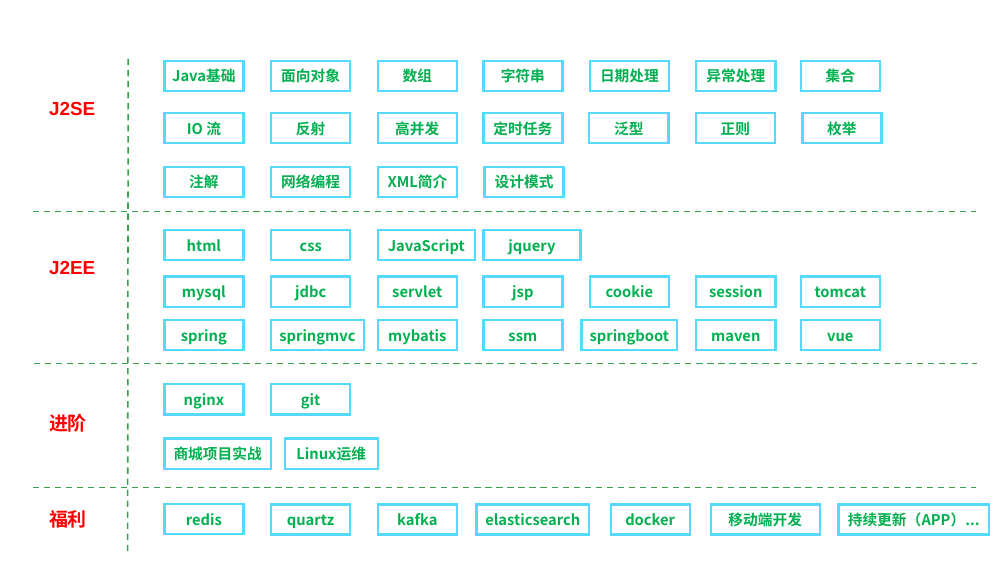
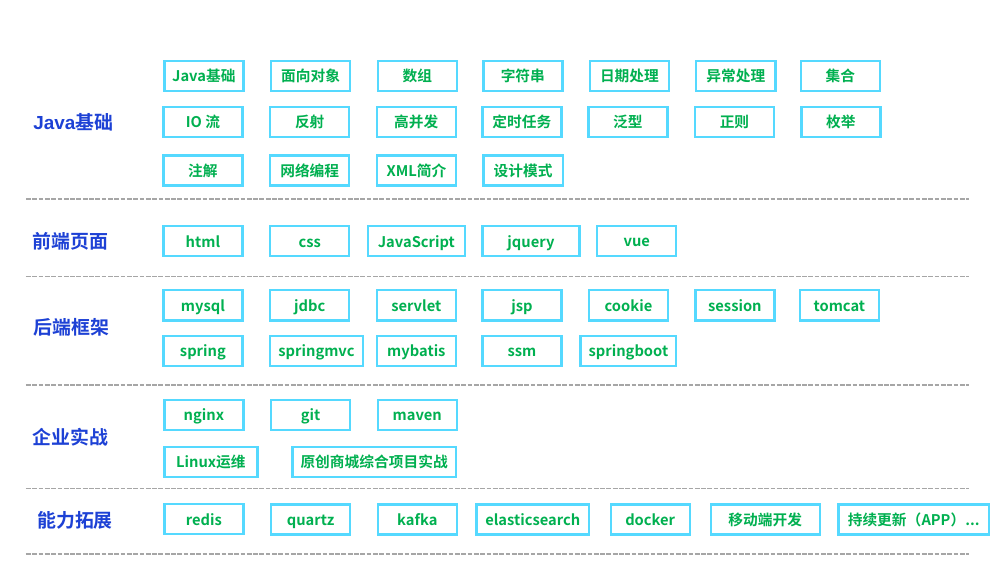
Before and after one commit to linkknown/PPT, a slide deck: slide 2 of 基础PPT/第0a章：Java教学线路图.pptx. Drawn at 1008x567 pixels with LibreOffice and Linux fonts; fonts in the diff are those of the drawing; background and template pictures are left out. Boxes give left, top, right and bottom in pixels: in the first picture for what was removed or moved away, otherwise in the second. Text is boxed around its words. In the diff, an @@ line names an element or a change of style, - is before the commit and + after.

Commit message:
优化

```diff
--- a/基础PPT/第0a章：Java教学线路图.pptx
+++ b/基础PPT/第0a章：Java教学线路图.pptx
@@ line removed from (129, 59) to (128, 552) @@
@@ text at [33, 114, 113, 131]: text changed; text colour #FF0000 to #1D41D5 @@
-J2SE
+Java基础
@@ 10 rectangles: place and size @@
-10 rectangles at [164, 113, 882, 261]
+10 rectangles at [163, 107, 881, 256]
@@ 4 rectangles: place and size @@
-4 rectangles at [164, 167, 564, 197]
+4 rectangles at [163, 156, 563, 186]
@@ line moved from (33, 212) - (976, 212) to (26, 199) - (969, 199) @@
@@ line (26, 199) - (969, 199): stroke #36A44E 1.5 pt dashed to #A6A6A6 1.5 pt dashed @@
@@ text added at [33, 232, 109, 250], 18 pt, text #1D41D5, bold @@
+前端页面
@@ rectangle "JavaScript": place and size @@
-rectangle "JavaScript" at [378, 231, 476, 261]
+rectangle "JavaScript" at [368, 226, 466, 256]
@@ rectangle "vue": place and size @@
-rectangle "vue" at [801, 321, 880, 351]
+rectangle "vue" at [597, 226, 677, 256]
@@ text removed at [49, 260, 95, 274] @@
-J2EE
@@ line moved from (34, 364) - (978, 364) to (26, 277) - (969, 277) @@
@@ line (26, 277) - (969, 277): stroke #36A44E 1.5 pt dashed to #A6A6A6 1.5 pt dashed @@
@@ text added at [33, 318, 109, 336], 18 pt, text #1D41D5, bold @@
+后端框架
@@ 14 rectangles: place and size @@
-14 rectangles at [164, 277, 880, 414]
+14 rectangles at [163, 290, 879, 430]
@@ line added from (26, 385) to (969, 385), #A6A6A6 1.5 pt dashed @@
@@ text removed at [49, 414, 87, 432] @@
-进阶
@@ rectangle "maven": place and size @@
-rectangle "maven" at [696, 321, 776, 351]
+rectangle "maven" at [378, 400, 457, 430]
@@ text added at [33, 428, 109, 446], 18 pt, text #1D41D5, bold @@
+企业实战
@@ rectangle "Linux运维": place and size @@
-rectangle "Linux运维" at [285, 439, 378, 469]
+rectangle "Linux运维" at [164, 447, 257, 477]
@@ rectangle "原创商城综合项目实战": place and size @@
-rectangle "原创商城综合项目实战" at [164, 439, 271, 469]
+rectangle "原创商城综合项目实战" at [293, 447, 456, 477]
@@ text in rectangle at [301, 454, 448, 469]: text changed @@
-商城项目实战
+原创商城综合项目实战
@@ line moved from (33, 488) - (976, 488) to (26, 488) - (969, 488) @@
@@ line (26, 488) - (969, 488): stroke #36A44E 1.5 pt dashed to #A6A6A6 1.5 pt dashed @@
@@ text at [37, 511, 113, 529]: text changed; text colour #FF0000 to #1D41D5 @@
-福利
+能力拓展
@@ line added from (26, 554) to (969, 554), #A6A6A6 1.5 pt dashed @@
```
